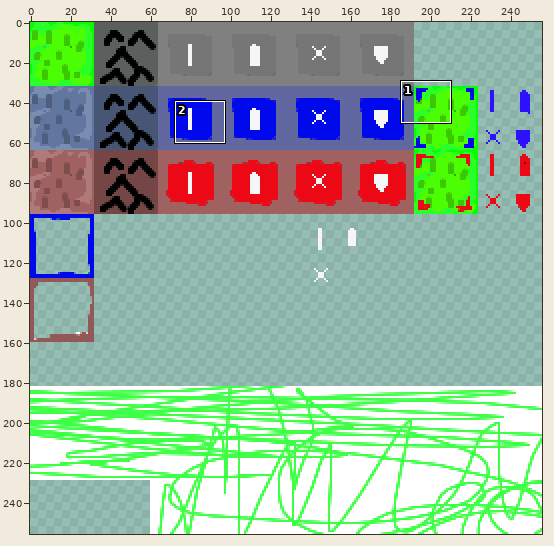
Sprite sheet, stored at assets/tiles.png. Above, an overview of the earlier version with the close-up marked.
Close-up. First the earlier version:
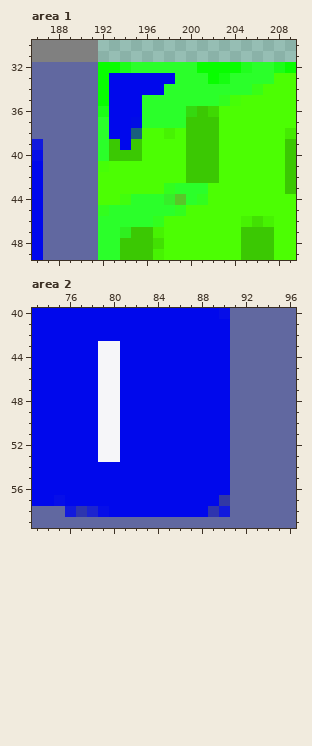
The file is 256x256 pixels. Pixels under 10% opacity are left out. Colours within 5 levels of each other are drawn and written as one. Shown: area 1: x 186..209, y 30..49; area 2: x 73..96, y 40..59. The commit also changed other parts of the picture, which this record leaves out.
Now the later version:
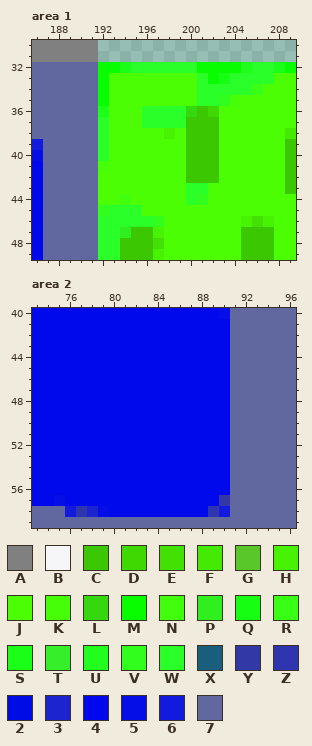
Palette (. is transparent): A #808080  B #f6f6f9  C #3bc803  D #3fd803  E #42e003  F #45ea03  G #59c62a  H #47f203  J #4cfe03  K #46fe07  L #35d80f  M #08fe00  N #41fe0d  P #2fef1f  Q #16fe11  R #39fe15  S #1bfe17  T #36ee2a  U #21fe1e  V #32fe1e  W #2bff2a  X #195f7d  Y #3238a5  Z #2e35ae  2 #000ce6  3 #1c24cf  4 #0008ec  5 #060ee8  6 #121add  7 #6168a0
The edit:
Area 1:
y 33: x 193..200 444444WW -> JJJJJJJJ
y 34: x 193..200 44444WWW -> JJJJJJJJ
y 35: x 193..200 444WWWWW -> JJJJJJJJ
y 36: x 193..195 444 -> JJJ
y 37: x 193..195 442 -> JJJ
y 38: x 193..195 44X -> JJJ
y 39: x 193..195 C4C -> JJJ
y 40: x 193..195 CCC -> JJJ
y 43: x 198..199 VW -> JJ
y 44: x 195..199 WWWTG -> JJJJJ
y 45: x 196..199 WWWV -> JJJJ
Area 2:
y 43..53: x 79..80 BB -> 44
Boxes around the changes in both close-ups, in picture pixels (x1, y1, x2, y2):
changed: (109, 73, 197, 216)
changed: (98, 341, 120, 462)
